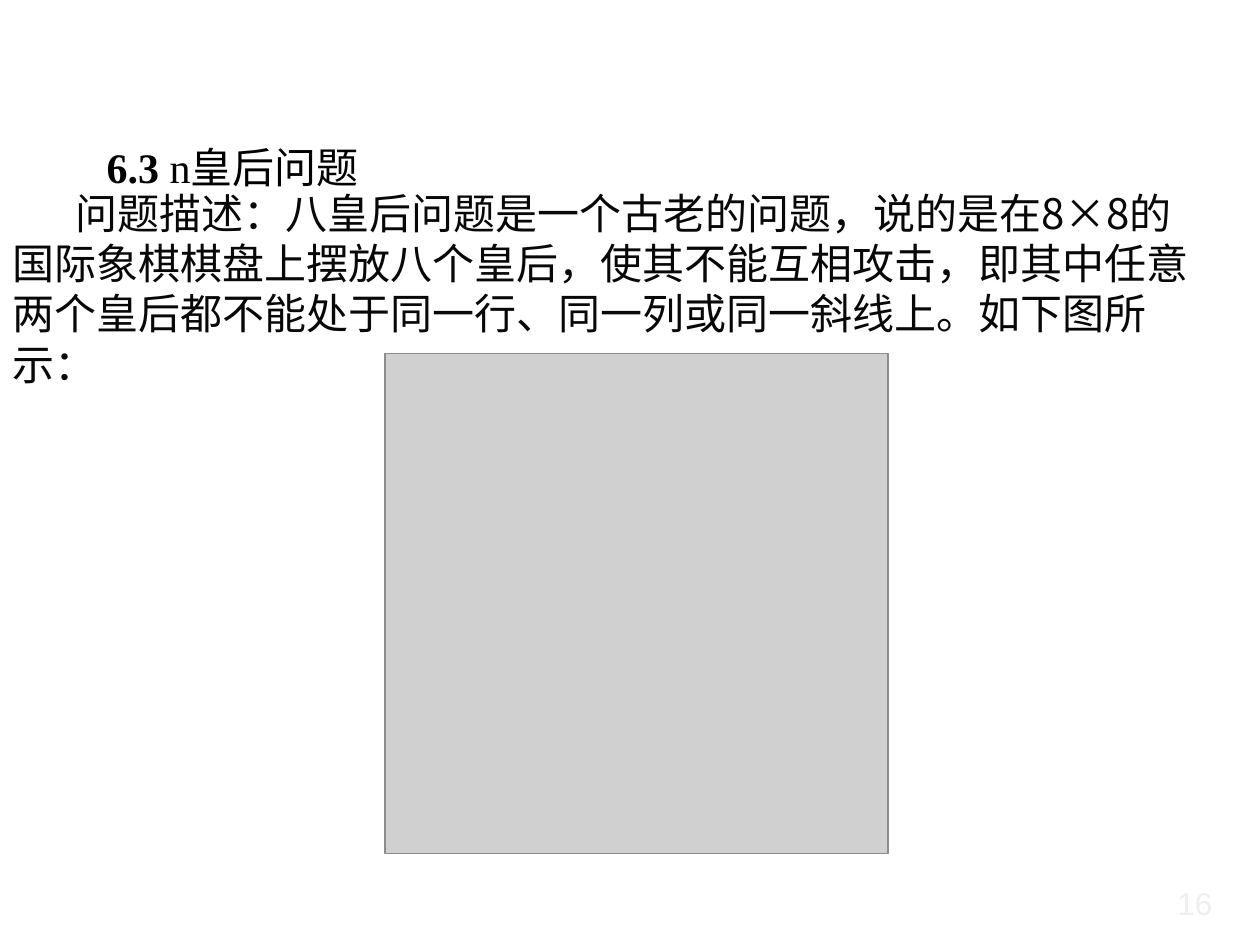
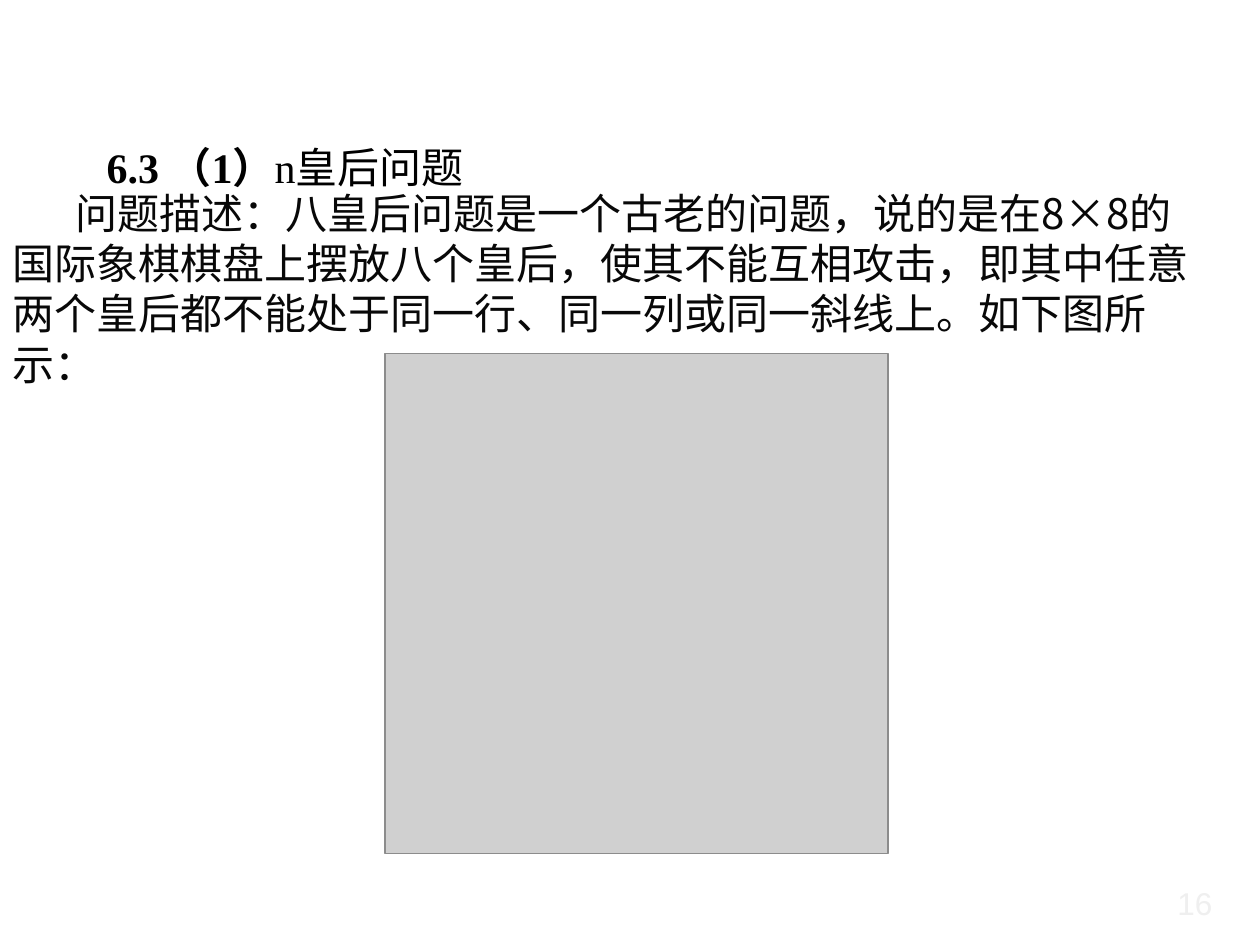
Before and after one commit to liutongling/DP, a slide deck: slide 51 of file/第6章 回朔法.pptx. Drawn at 1260x945 pixels with LibreOffice and Linux fonts; fonts in the diff are those of the drawing; grey boxes stand for pictures; background and template pictures are left out. Boxes give left, top, right and bottom in pixels: in the first picture for what was removed or moved away, otherwise in the second. Text is boxed around its words. In the diff, an @@ line names an element or a change of style, - is before the commit and + after.

```diff
--- a/file/第6章 回朔法.pptx
+++ b/file/第6章 回朔法.pptx
@@ text at bbox=[107, 147, 464, 194]: text changed; bold on @@
-6.3 n皇后问题
+6.3 （1）n皇后问题
```
Also in this commit, not shown: 1 other slide changed, 7 slides added, 3 other files.
